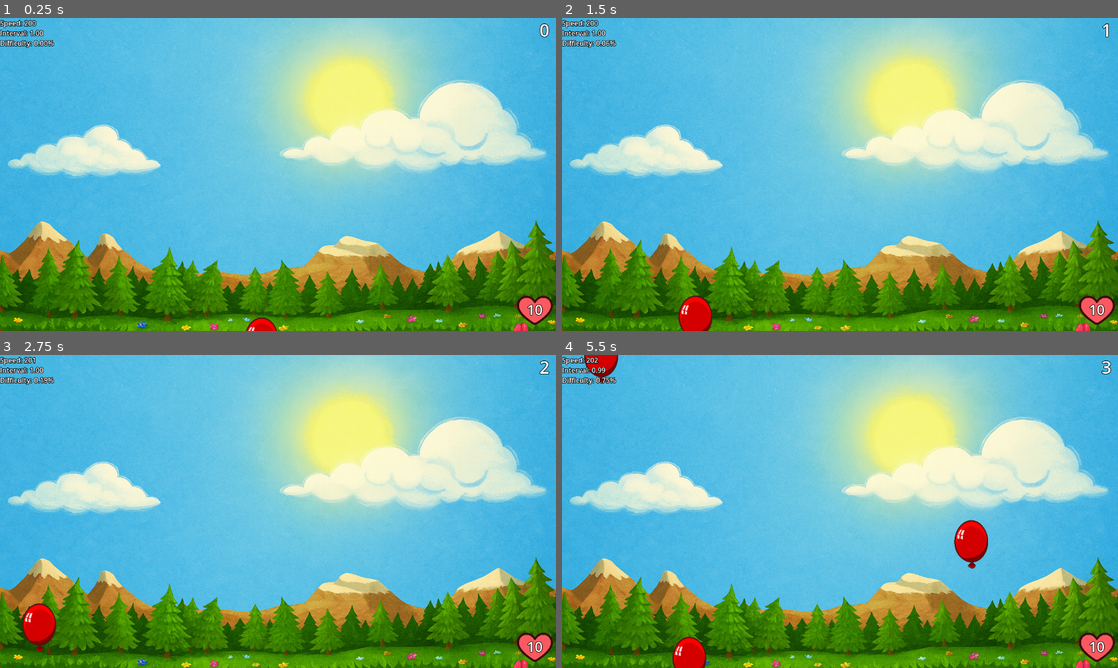
Above: before the commit, frames 1-4 (two rows, left to right).
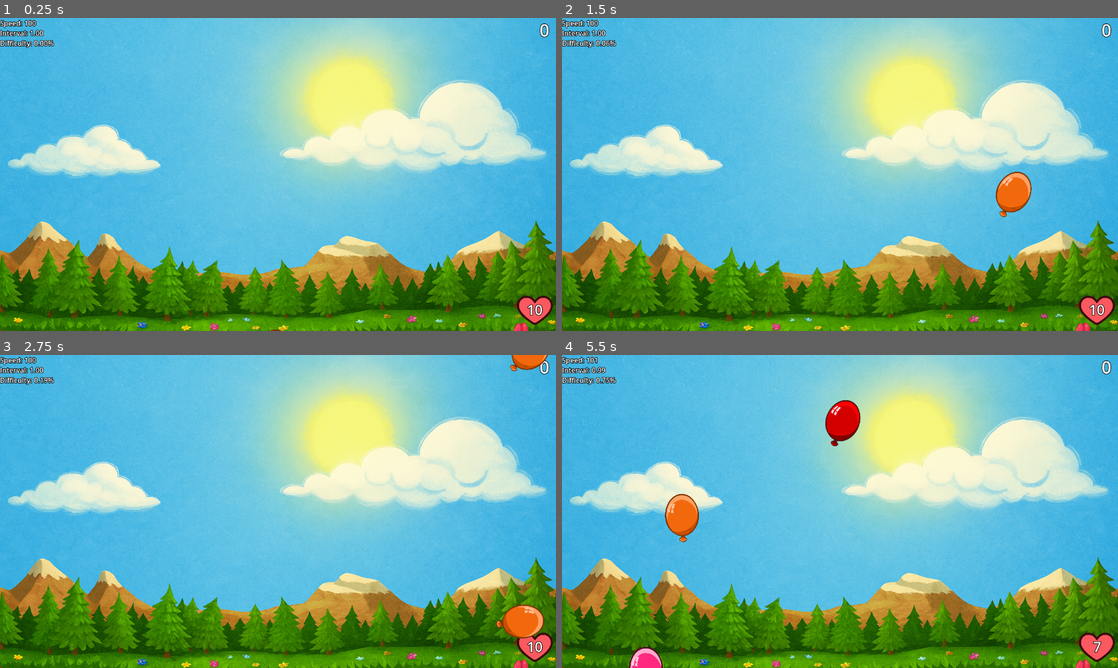
Above: after the commit, the same moments.

Repository: egorlepa/Balloon-Sucker-2
Game: Godot game, scene res://game.tscn
The game is run twice, just before and just after one commit, with the same random seed, the same clock (stepped at 60 frames per second) and the same inputs.
Inputs (mouse positions are in pixels of both pictures, inside the frame that each line leads up to):
- Up to frame 1 (0.25 s): no input
- Up to frame 2 (1.5 s): move the mouse to (823, 315) at 0.52 s; click (823, 315) at 0.67 s; move the mouse to (728, 190) at 1.27 s; click (728, 190) at 1.42 s
- Up to frame 3 (2.75 s): move the mouse to (133, 608) at 2.02 s; click (133, 608) at 2.17 s
- Up to frame 4 (5.5 s): move the mouse to (812, 574) at 2.77 s; click (812, 574) at 2.92 s; move the mouse to (734, 664) at 3.52 s; click (734, 664) at 3.67 s; move the mouse to (673, 464) at 4.27 s; click (673, 464) at 4.42 s; move the mouse to (973, 592) at 5.02 s; click (973, 592) at 5.17 s

The runs differ from the first frame. In frame 1, 0.2% of the frame differs, in the area x 4-51%, y 0-100%; in frame 2, 1.3%; in frame 3, 1.7%; in frame 4, 3.3%, in the area x 4-99%, y 0-100%.

Commit message:
wind

Diff:
--- a/balloon.gd
+++ b/balloon.gd
@@ -1,21 +1,56 @@
-extends Node2D
+extends RigidBody2D
 
-@export var speed: float = 50.0
-@onready var sprite = $Sprite2D
+@export var lift_force := 100.0
+@export var wind_scale := 1.0
 
 signal popped
 
-func _process(delta):
-	position.y -= speed * delta
+var rotation_stiffness := 1500.0
+var rotation_damping := 20.0
 
-func _on_area_2d_input_event(viewport: Node, event: InputEvent, shape_idx: int) -> void:
+@onready var sprite: AnimatedSprite2D = $AnimatedSprite2D
+
+var color: BalloonColor
+
+enum BalloonColor { BLUE, GREEN, ORANGE, PINK, PURPLE, RED, YELLOW }
+
+var color_map := {
+	BalloonColor.BLUE: preload("res://sprites/balloon_blue.tres"),
+	BalloonColor.GREEN: preload("res://sprites/balloon_green.tres"),
+	BalloonColor.ORANGE: preload("res://sprites/balloon_orange.tres"),
+	BalloonColor.PINK: preload("res://sprites/balloon_pink.tres"),
+	BalloonColor.PURPLE: preload("res://sprites/balloon_purple.tres"),
+	BalloonColor.RED: preload("res://sprites/balloon_red.tres"),
+	BalloonColor.YELLOW: preload("res://sprites/balloon_yellow.tres"),
+}
+
+func _ready():
+	add_to_group("balloons")
+	var random_color = color_map.keys()[randi() % color_map.size()]
+	sprite.frames = color_map[random_color]
+	color = random_color
+
+var wind_force := 0.0
+
+func on_wind_changed(new_wind: float):
+	wind_force = new_wind
+
+func _physics_process(delta):
+	apply_central_force(Vector2(0, -lift_force))
+
+	apply_force(Vector2(wind_force * wind_scale, 0), Vector2(0, -10))
+
+	var restoring_torque = -rotation * rotation_stiffness - angular_velocity * rotation_damping
+	apply_torque(restoring_torque)
+
+func _on_input_event(viewport: Node, event: InputEvent, shape_idx: int) -> void:
 	if event is InputEventMouseButton and event.button_index == MOUSE_BUTTON_LEFT and event.pressed:
 		_pop()
 
 func _pop():
 	emit_signal("popped")
 
-	$Area2D/CollisionShape2D.disabled = true
+	$CollisionShape2D.disabled = true
 	$Pop.play()
 	$AnimatedSprite2D.play("pop")
 
--- a/balloon.tscn
+++ b/balloon.tscn
@@ -1,59 +1,32 @@
-[gd_scene load_steps=11 format=3 uid="uid://5mm867ihtl5l"]
+[gd_scene load_steps=6 format=3 uid="uid://5mm867ihtl5l"]
 
-[ext_resource type="Texture2D" uid="uid://ba0mj2orjqffn" path="res://assets/red-balloon/1.png" id="2_1xemn"]
+[ext_resource type="PhysicsMaterial" uid="uid://c0ysapw4p3ide" path="res://materials/bouncy_phys_mat.tres" id="1_788im"]
 [ext_resource type="Script" uid="uid://dvkiq0dkiwt4k" path="res://balloon.gd" id="2_4emby"]
 [ext_resource type="AudioStream" uid="uid://ctjkxj72vlt4b" path="res://assets/pop.wav" id="3_4emby"]
-[ext_resource type="Texture2D" uid="uid://i7xcitpjvfau" path="res://assets/red-balloon/2.png" id="3_788im"]
-[ext_resource type="Texture2D" uid="uid://dyhyx2ivi4m5n" path="res://assets/red-balloon/3.png" id="4_y35mm"]
-[ext_resource type="Texture2D" uid="uid://bbpuv38gmykyr" path="res://assets/red-balloon/4.png" id="5_8fc1f"]
-[ext_resource type="Texture2D" uid="uid://djhmpdgbbj047" path="res://assets/red-balloon/5.png" id="6_se17g"]
-[ext_resource type="Texture2D" uid="uid://bp6o07w2ay1gk" path="res://assets/red-balloon/6.png" id="7_gvu4f"]
-
-[sub_resource type="SpriteFrames" id="SpriteFrames_m3gh5"]
-animations = [{
-"frames": [{
-"duration": 1.0,
-"texture": ExtResource("2_1xemn")
-}, {
-"duration": 1.0,
-"texture": ExtResource("3_788im")
-}, {
-"duration": 1.0,
-"texture": ExtResource("4_y35mm")
-}, {
-"duration": 1.0,
-"texture": ExtResource("5_8fc1f")
-}, {
-"duration": 1.0,
-"texture": ExtResource("6_se17g")
-}, {
-"duration": 1.0,
-"texture": ExtResource("7_gvu4f")
-}],
-"loop": false,
-"name": &"pop",
-"speed": 50.0
-}]
+[ext_resource type="SpriteFrames" uid="uid://cf3bwcgy7b6sk" path="res://sprites/balloon_red.tres" id="3_jj3vs"]
 
 [sub_resource type="CircleShape2D" id="CircleShape2D_r345k"]
 radius = 42.0476
 
-[node name="Balloon" type="Node2D"]
+[node name="Balloon" type="RigidBody2D"]
+input_pickable = true
+mass = 0.1
+physics_material_override = ExtResource("1_788im")
+gravity_scale = 0.0
+linear_damp = 3.0
 script = ExtResource("2_4emby")
+
+[node name="CollisionShape2D" type="CollisionShape2D" parent="."]
+shape = SubResource("CircleShape2D_r345k")
 
 [node name="AnimatedSprite2D" type="AnimatedSprite2D" parent="."]
 z_index = 5
 position = Vector2(0, 7)
 scale = Vector2(0.266602, 0.266602)
-sprite_frames = SubResource("SpriteFrames_m3gh5")
+sprite_frames = ExtResource("3_jj3vs")
 animation = &"pop"
-
-[node name="Area2D" type="Area2D" parent="."]
-
-[node name="CollisionShape2D" type="CollisionShape2D" parent="Area2D"]
-shape = SubResource("CircleShape2D_r345k")
 
 [node name="Pop" type="AudioStreamPlayer" parent="."]
 stream = ExtResource("3_4emby")
 
-[connection signal="input_event" from="Area2D" to="." method="_on_area_2d_input_event"]
+[connection signal="input_event" from="." to="." method="_on_input_event"]
--- a/game.gd
+++ b/game.gd
@@ -14,8 +14,8 @@
 var max_interval :=  1.0
 var spawn_interval := max_interval
 
-var min_speed := 200.0
-var max_speed := 500.0
+var min_speed := 100.0
+var max_speed := 200.0
 var speed := min_speed
 
 var Balloon = preload("res://balloon.tscn")
@@ -23,12 +23,18 @@
 var health = 10
 var score = 0
 
+var wind_strength := 0.0
+var max_wind_strength := 150.0
+var wind_change_interval := 2.0
+var wind_timer := 0.0
+
 func _ready() -> void:
 	health_label.text = str(health)
 	score_label.text = str(score)
 	randomize()
 	balloon_timer.start(spawn_interval)
 	_spawn_balloon_batch()
+	_change_wind()
 
 @export var difficulty_curve: Curve
 var difficulty := 0.0
@@ -36,6 +42,10 @@
 
 func _process(delta):
 	elapsed_time += delta
+	wind_timer += delta
+	if wind_timer >= wind_change_interval:
+		wind_timer = 0.0
+		_change_wind()
 
 	difficulty = difficulty_curve.sample(elapsed_time / max_difficulty_time)
 	difficulty_label.text = "Difficulty: %0.2f%%" % (difficulty*100)
@@ -48,10 +58,13 @@
 
 	balloon_timer.wait_time = spawn_interval
 
-var max_spawn_per_event := 10
+func _change_wind():
+	wind_strength = randf_range(-max_wind_strength, max_wind_strength)
+	_notify_wind_change()
 
 func _spawn_balloon_batch():
 	var b = Balloon.instantiate()
+	b.on_wind_changed(wind_strength)
 	add_child(b)
 	b.popped.connect(func():
 		score += 1
@@ -68,14 +81,20 @@
 
 	b.position = Vector2(random_x, viewport_height + scaled_height / 2)
 
-	# Apply jitter to speed
+	## Apply jitter to speed
 	var jitter = randf_range(0.75, 1.25)
-	b.speed = speed * jitter
+	b.lift_force = speed * jitter
+	b.wind_scale = randf_range(0.75, 1.25)
+
+func _notify_wind_change():
+	for b in get_tree().get_nodes_in_group("balloons"):
+		if b.has_method("on_wind_changed"):
+			b.on_wind_changed(wind_strength)
 
 func _on_spawn_timer_timeout() -> void:
 	_spawn_balloon_batch()
 
-func _on_despawn_boundary_area_entered(area: Area2D) -> void:
+func _on_despawn_boundary_body_entered(body: Node2D) -> void:
 	health -= 1
 	health_label.text = str(health)
 
@@ -86,6 +105,6 @@
 		fart.queue_free()
 	)
 
-	area.get_parent().queue_free()
+	body.queue_free()
 	if health == 0:
 		get_tree().paused = true
--- a/game.tscn
+++ b/game.tscn
@@ -1,13 +1,17 @@
-[gd_scene load_steps=10 format=3 uid="uid://cob40pnbjmg0a"]
+[gd_scene load_steps=12 format=3 uid="uid://cob40pnbjmg0a"]
 
 [ext_resource type="Script" uid="uid://cspbsbudsa0s7" path="res://game.gd" id="1_80nbo"]
 [ext_resource type="Texture2D" uid="uid://cn8n6xs6v8b3p" path="res://assets/background.png" id="2_e2o6t"]
+[ext_resource type="PhysicsMaterial" uid="uid://c0ysapw4p3ide" path="res://materials/bouncy_phys_mat.tres" id="3_7jktm"]
 [ext_resource type="Texture2D" uid="uid://d1cne8wyx1kji" path="res://assets/heart.png" id="3_feb5d"]
 [ext_resource type="AudioStream" uid="uid://bp5awnhu2y5k6" path="res://assets/fart.mp3" id="4_fc0e3"]
 
 [sub_resource type="Curve" id="Curve_fc0e3"]
 _data = [Vector2(0, 0), 0.0, 0.0, 0, 0, Vector2(0.252778, 0.497824), 0.0, 0.0, 0, 0, Vector2(0.5, 0.646355), 0.0, 0.0, 0, 0, Vector2(0.747222, 0.809032), 0.0, 0.0, 0, 0, Vector2(1, 1), 0.0, 0.0, 0, 0]
 point_count = 5
+
+[sub_resource type="RectangleShape2D" id="RectangleShape2D_fc0e3"]
+size = Vector2(15, 721)
 
 [sub_resource type="LabelSettings" id="LabelSettings_ryrav"]
 outline_size = 5
@@ -33,6 +37,22 @@
 [node name="Background" type="Sprite2D" parent="."]
 position = Vector2(544, 360)
 texture = ExtResource("2_e2o6t")
+
+[node name="Walls" type="Node2D" parent="."]
+
+[node name="WallLeft" type="StaticBody2D" parent="Walls"]
+physics_material_override = ExtResource("3_7jktm")
+
+[node name="CollisionShape2D" type="CollisionShape2D" parent="Walls/WallLeft"]
+position = Vector2(-7, 360.5)
+shape = SubResource("RectangleShape2D_fc0e3")
+
+[node name="WallRight" type="StaticBody2D" parent="Walls"]
+physics_material_override = ExtResource("3_7jktm")
+
+[node name="CollisionShape2D" type="CollisionShape2D" parent="Walls/WallRight"]
+position = Vector2(1287, 360)
+shape = SubResource("RectangleShape2D_fc0e3")
 
 [node name="SpawnTimer" type="Timer" parent="."]
 wait_time = 5.0
@@ -100,3 +120,4 @@
 
 [connection signal="timeout" from="SpawnTimer" to="." method="_on_spawn_timer_timeout"]
 [connection signal="area_entered" from="DespawnBoundary" to="." method="_on_despawn_boundary_area_entered"]
+[connection signal="body_entered" from="DespawnBoundary" to="." method="_on_despawn_boundary_body_entered"]
--- /dev/null
+++ b/materials/bouncy_phys_mat.tres
@@ -0,0 +1,5 @@
+[gd_resource type="PhysicsMaterial" format=3 uid="uid://c0ysapw4p3ide"]
+
+[resource]
+friction = 0.0
+bounce = 2.0
--- /dev/null
+++ b/sprites/balloon_blue.tres
@@ -0,0 +1,34 @@
+[gd_resource type="SpriteFrames" load_steps=7 format=3 uid="uid://5b5g0c4028y3"]
+
+[ext_resource type="Texture2D" uid="uid://buikagm78mdbs" path="res://assets/blue-balloon/1.png" id="1_juuye"]
+[ext_resource type="Texture2D" uid="uid://cr8qqsqgv5hji" path="res://assets/blue-balloon/2.png" id="2_mvx05"]
+[ext_resource type="Texture2D" uid="uid://b7tqvaxgenp1j" path="res://assets/blue-balloon/3.png" id="3_4vs22"]
+[ext_resource type="Texture2D" uid="uid://dwaogb5to7cq2" path="res://assets/blue-balloon/4.png" id="4_n2abt"]
+[ext_resource type="Texture2D" uid="uid://duxb2ty1s5cch" path="res://assets/blue-balloon/5.png" id="5_s2lxh"]
+[ext_resource type="Texture2D" uid="uid://cvw3uwcnia8nf" path="res://assets/blue-balloon/6.png" id="6_nxmyx"]
+
+[resource]
+animations = [{
+"frames": [{
+"duration": 1.0,
+"texture": ExtResource("1_juuye")
+}, {
+"duration": 1.0,
+"texture": ExtResource("2_mvx05")
+}, {
+"duration": 1.0,
+"texture": ExtResource("3_4vs22")
+}, {
+"duration": 1.0,
+"texture": ExtResource("4_n2abt")
+}, {
+"duration": 1.0,
+"texture": ExtResource("5_s2lxh")
+}, {
+"duration": 1.0,
+"texture": ExtResource("6_nxmyx")
+}],
+"loop": false,
+"name": &"pop",
+"speed": 50.0
+}]
--- /dev/null
+++ b/sprites/balloon_green.tres
@@ -0,0 +1,34 @@
+[gd_resource type="SpriteFrames" load_steps=7 format=3 uid="uid://dc0ni50opxal4"]
+
+[ext_resource type="Texture2D" uid="uid://cc8xe18aagtug" path="res://assets/green-balloon/1.png" id="1_awv5h"]
+[ext_resource type="Texture2D" uid="uid://sf3fimonhuwk" path="res://assets/green-balloon/2.png" id="2_2fw0q"]
+[ext_resource type="Texture2D" uid="uid://chj0et6w6s36e" path="res://assets/green-balloon/3.png" id="3_cmdmf"]
+[ext_resource type="Texture2D" uid="uid://n76yojbgjfwa" path="res://assets/green-balloon/4.png" id="4_k7owg"]
+[ext_resource type="Texture2D" uid="uid://b0xk6vn5b45sd" path="res://assets/green-balloon/5.png" id="5_3xtcm"]
+[ext_resource type="Texture2D" uid="uid://c4uxnyiq8kg4" path="res://assets/green-balloon/6.png" id="6_pqa1c"]
+
+[resource]
+animations = [{
+"frames": [{
+"duration": 1.0,
+"texture": ExtResource("1_awv5h")
+}, {
+"duration": 1.0,
+"texture": ExtResource("2_2fw0q")
+}, {
+"duration": 1.0,
+"texture": ExtResource("3_cmdmf")
+}, {
+"duration": 1.0,
+"texture": ExtResource("4_k7owg")
+}, {
+"duration": 1.0,
+"texture": ExtResource("5_3xtcm")
+}, {
+"duration": 1.0,
+"texture": ExtResource("6_pqa1c")
+}],
+"loop": false,
+"name": &"pop",
+"speed": 50.0
+}]
--- /dev/null
+++ b/sprites/balloon_orange.tres
@@ -0,0 +1,34 @@
+[gd_resource type="SpriteFrames" load_steps=7 format=3 uid="uid://gjksqpmcml4m"]
+
+[ext_resource type="Texture2D" uid="uid://cur4kg8m0q0g6" path="res://assets/orange-balloon/1.png" id="1_eh43k"]
+[ext_resource type="Texture2D" uid="uid://vyx7ftmq80pf" path="res://assets/orange-balloon/2.png" id="2_qaqgi"]
+[ext_resource type="Texture2D" uid="uid://b78wt6w3ua0cv" path="res://assets/orange-balloon/3.png" id="3_viaid"]
+[ext_resource type="Texture2D" uid="uid://cq6jy0wwkdgnm" path="res://assets/orange-balloon/4.png" id="4_m261j"]
+[ext_resource type="Texture2D" uid="uid://b1dn2cdlq4put" path="res://assets/orange-balloon/5.png" id="5_3833k"]
+[ext_resource type="Texture2D" uid="uid://c6rkagdwdsfm8" path="res://assets/orange-balloon/6.png" id="6_tqru8"]
+
+[resource]
+animations = [{
+"frames": [{
+"duration": 1.0,
+"texture": ExtResource("1_eh43k")
+}, {
+"duration": 1.0,
+"texture": ExtResource("2_qaqgi")
+}, {
+"duration": 1.0,
+"texture": ExtResource("3_viaid")
+}, {
+"duration": 1.0,
+"texture": ExtResource("4_m261j")
+}, {
+"duration": 1.0,
+"texture": ExtResource("5_3833k")
+}, {
+"duration": 1.0,
+"texture": ExtResource("6_tqru8")
+}],
+"loop": false,
+"name": &"pop",
+"speed": 50.0
+}]
--- /dev/null
+++ b/sprites/balloon_pink.tres
@@ -0,0 +1,34 @@
+[gd_resource type="SpriteFrames" load_steps=7 format=3 uid="uid://bggrk82p0ado2"]
+
+[ext_resource type="Texture2D" uid="uid://cht5aaludt6fe" path="res://assets/pink-ballon/1.png" id="1_g5ryv"]
+[ext_resource type="Texture2D" uid="uid://cpugm7db312ky" path="res://assets/pink-ballon/2.png" id="2_6jylu"]
+[ext_resource type="Texture2D" uid="uid://drx665kamk3dk" path="res://assets/pink-ballon/3.png" id="3_x0f38"]
+[ext_resource type="Texture2D" uid="uid://cenpou86s0uoi" path="res://assets/pink-ballon/4.png" id="4_mgaa1"]
+[ext_resource type="Texture2D" uid="uid://dte11bebrbe54" path="res://assets/pink-ballon/5.png" id="5_2q4h7"]
+[ext_resource type="Texture2D" uid="uid://c5rnuou5xbfia" path="res://assets/pink-ballon/6.png" id="6_5r5xr"]
+
+[resource]
+animations = [{
+"frames": [{
+"duration": 1.0,
+"texture": ExtResource("1_g5ryv")
+}, {
+"duration": 1.0,
+"texture": ExtResource("2_6jylu")
+}, {
+"duration": 1.0,
+"texture": ExtResource("3_x0f38")
+}, {
+"duration": 1.0,
+"texture": ExtResource("4_mgaa1")
+}, {
+"duration": 1.0,
+"texture": ExtResource("5_2q4h7")
+}, {
+"duration": 1.0,
+"texture": ExtResource("6_5r5xr")
+}],
+"loop": false,
+"name": &"pop",
+"speed": 50.0
+}]
--- /dev/null
+++ b/sprites/balloon_purple.tres
@@ -0,0 +1,34 @@
+[gd_resource type="SpriteFrames" load_steps=7 format=3 uid="uid://nlpmy10rhm7y"]
+
+[ext_resource type="Texture2D" uid="uid://bvupogl70tnwo" path="res://assets/purple-balloon/1.png" id="1_6j2jg"]
+[ext_resource type="Texture2D" uid="uid://cr5bsy8ou4pxu" path="res://assets/purple-balloon/2.png" id="2_m8ymb"]
+[ext_resource type="Texture2D" uid="uid://c7oqogjspgjuf" path="res://assets/purple-balloon/3.png" id="3_24fwx"]
+[ext_resource type="Texture2D" uid="uid://c4p2c3gpa7cg8" path="res://assets/purple-balloon/4.png" id="4_raji4"]
+[ext_resource type="Texture2D" uid="uid://dcafgitgge118" path="res://assets/purple-balloon/5.png" id="5_murmw"]
+[ext_resource type="Texture2D" uid="uid://755t86wt5iij" path="res://assets/purple-balloon/6.png" id="6_blwoo"]
+
+[resource]
+animations = [{
+"frames": [{
+"duration": 1.0,
+"texture": ExtResource("1_6j2jg")
+}, {
+"duration": 1.0,
+"texture": ExtResource("2_m8ymb")
+}, {
+"duration": 1.0,
+"texture": ExtResource("3_24fwx")
+}, {
+"duration": 1.0,
+"texture": ExtResource("4_raji4")
+}, {
+"duration": 1.0,
+"texture": ExtResource("5_murmw")
+}, {
+"duration": 1.0,
+"texture": ExtResource("6_blwoo")
+}],
+"loop": false,
+"name": &"pop",
+"speed": 50.0
+}]
--- /dev/null
+++ b/sprites/balloon_red.tres
@@ -0,0 +1,34 @@
+[gd_resource type="SpriteFrames" load_steps=7 format=3 uid="uid://cf3bwcgy7b6sk"]
+
+[ext_resource type="Texture2D" uid="uid://ba0mj2orjqffn" path="res://assets/red-balloon/1.png" id="1_718v6"]
+[ext_resource type="Texture2D" uid="uid://i7xcitpjvfau" path="res://assets/red-balloon/2.png" id="2_2ak0o"]
+[ext_resource type="Texture2D" uid="uid://dyhyx2ivi4m5n" path="res://assets/red-balloon/3.png" id="3_04q65"]
+[ext_resource type="Texture2D" uid="uid://bbpuv38gmykyr" path="res://assets/red-balloon/4.png" id="4_jgofy"]
+[ext_resource type="Texture2D" uid="uid://djhmpdgbbj047" path="res://assets/red-balloon/5.png" id="5_y7p0d"]
+[ext_resource type="Texture2D" uid="uid://bp6o07w2ay1gk" path="res://assets/red-balloon/6.png" id="6_g0ywb"]
+
+[resource]
+animations = [{
+"frames": [{
+"duration": 1.0,
+"texture": ExtResource("1_718v6")
+}, {
+"duration": 1.0,
+"texture": ExtResource("2_2ak0o")
+}, {
+"duration": 1.0,
+"texture": ExtResource("3_04q65")
+}, {
+"duration": 1.0,
+"texture": ExtResource("4_jgofy")
+}, {
+"duration": 1.0,
+"texture": ExtResource("5_y7p0d")
+}, {
+"duration": 1.0,
+"texture": ExtResource("6_g0ywb")
+}],
+"loop": false,
+"name": &"pop",
+"speed": 50.0
+}]
--- /dev/null
+++ b/sprites/balloon_yellow.tres
@@ -0,0 +1,34 @@
+[gd_resource type="SpriteFrames" load_steps=7 format=3 uid="uid://cjh5mto6efhni"]
+
+[ext_resource type="Texture2D" uid="uid://buy0jn1roxuop" path="res://assets/yellow-balloon/1.png" id="1_3cm50"]
+[ext_resource type="Texture2D" uid="uid://mklajhyergwt" path="res://assets/yellow-balloon/2.png" id="2_kiaab"]
+[ext_resource type="Texture2D" uid="uid://6x3n0vyj385x" path="res://assets/yellow-balloon/3.png" id="3_rh4f2"]
+[ext_resource type="Texture2D" uid="uid://dgpv5gul15vhy" path="res://assets/yellow-balloon/4.png" id="4_1e5bx"]
+[ext_resource type="Texture2D" uid="uid://od3vicead8km" path="res://assets/yellow-balloon/5.png" id="5_pmscg"]
+[ext_resource type="Texture2D" uid="uid://d2x52lptnlnmr" path="res://assets/yellow-balloon/6.png" id="6_3ua0m"]
+
+[resource]
+animations = [{
+"frames": [{
+"duration": 1.0,
+"texture": ExtResource("1_3cm50")
+}, {
+"duration": 1.0,
+"texture": ExtResource("2_kiaab")
+}, {
+"duration": 1.0,
+"texture": ExtResource("3_rh4f2")
+}, {
+"duration": 1.0,
+"texture": ExtResource("4_1e5bx")
+}, {
+"duration": 1.0,
+"texture": ExtResource("5_pmscg")
+}, {
+"duration": 1.0,
+"texture": ExtResource("6_3ua0m")
+}],
+"loop": false,
+"name": &"pop",
+"speed": 50.0
+}]
Binary file removed: assets/balloon.png
Binary file added: assets/blue-balloon/1.png
Not shown, added: assets/blue-balloon/1.png.import
Binary file added: assets/blue-balloon/2.png
Not shown, added: assets/blue-balloon/2.png.import
Binary file added: assets/blue-balloon/3.png
Not shown, added: assets/blue-balloon/3.png.import
Binary file added: assets/blue-balloon/4.png
Not shown, added: assets/blue-balloon/4.png.import
Binary file added: assets/blue-balloon/5.png
Not shown, added: assets/blue-balloon/5.png.import
Binary file added: assets/blue-balloon/6.png
(and 61 more such lines)
